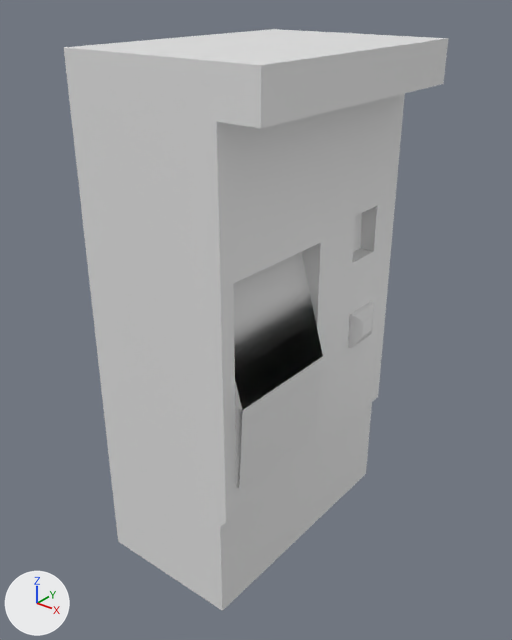
An edit to the FBX model SourceAssets/Environments/Subway/Props/TicketMachine_1.fbx, drawn before and after from the same camera.
One viewpoint serves both versions: a 50 mm lens placed at (5.85, -7.22, 7.95), pointed at (0.17, -0.12, 3.55). The lights are fixed; the arrows at lower left show +X, +Y and +Z. The picture after the commit comes second.

Before the edit, the objects in view are built like this:
```python
mat_material = principled_material('Material')
mat_material.base_color = (0.8, 0.8, 0.8)  # white #e7e7e7
me_cube = bpy.data.meshes.new('Cube')
me_cube.from_pydata(...)  # 144 vertices, 143 faces; spans x -1.13..1.68, y -1.94..1.94, z 0.0..7.23
me_cube.materials.append(mat_material)  # white #e7e7e7
# before: 91 (1.25, 0.0, 3.28) at pixel (322, 356), 92 (1.25, -1.72, 3.28) at pixel (242, 410), 93 (1.18, 0.0, 2.08) at pixel (315, 427), 95 (1.18, -1.72, 2.08) at pixel (239, 488)
ob_cube = bpy.data.objects.new('Cube', me_cube)
ob_cube.location = (0.0, 0.0, 0.0)
```
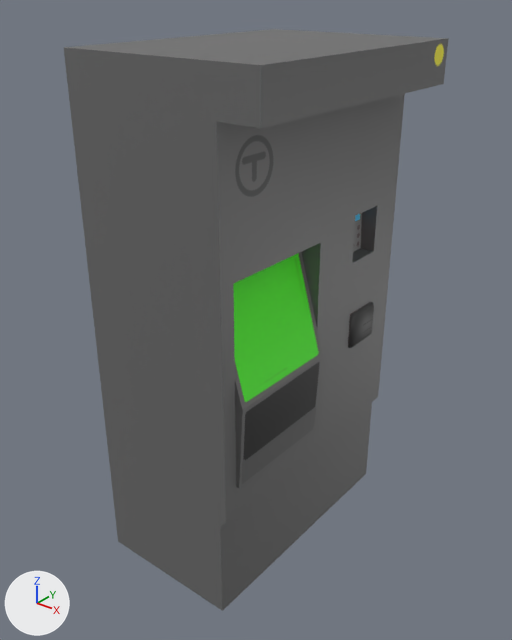
Boxes (x1, y1, x2, y2) around the edits, measured in the pictures (512 x 640 px; the box of a moved part takes in the faces that stretch with it):
'Cube', surface changed (white to grey)
    both: (64, 29, 448, 611)
part 1 of me_cube, moved or reshaped
    both: (239, 356, 323, 488)

What the commit changed:
Picture 'TicketMachine_1_BaseColor.png' (img_ticketmachine_1_basecolor_png) is new.
In material 'Material' (mat_material), base_color is no longer (0.8, 0.8, 0.8), white #e7e7e7.
In material 'Material' (mat_material), texture is now set to img_ticketmachine_1_basecolor_png, with its transparency.
me_cube has 144 vertices, 143 faces and spans x -1.13..1.68, y -1.94..1.94, z 0.0..7.23.
me_cube is used by ob_cube; location (0.0, 0.0, 0.0).
Verts and faces of me_cube; kept vertices keep their numbers, new ones are numbered from 144.
Part 1, on me_cube:
Faces deleted: (91, 93, 95, 92).
New faces: (91, 92, 95, 93).
